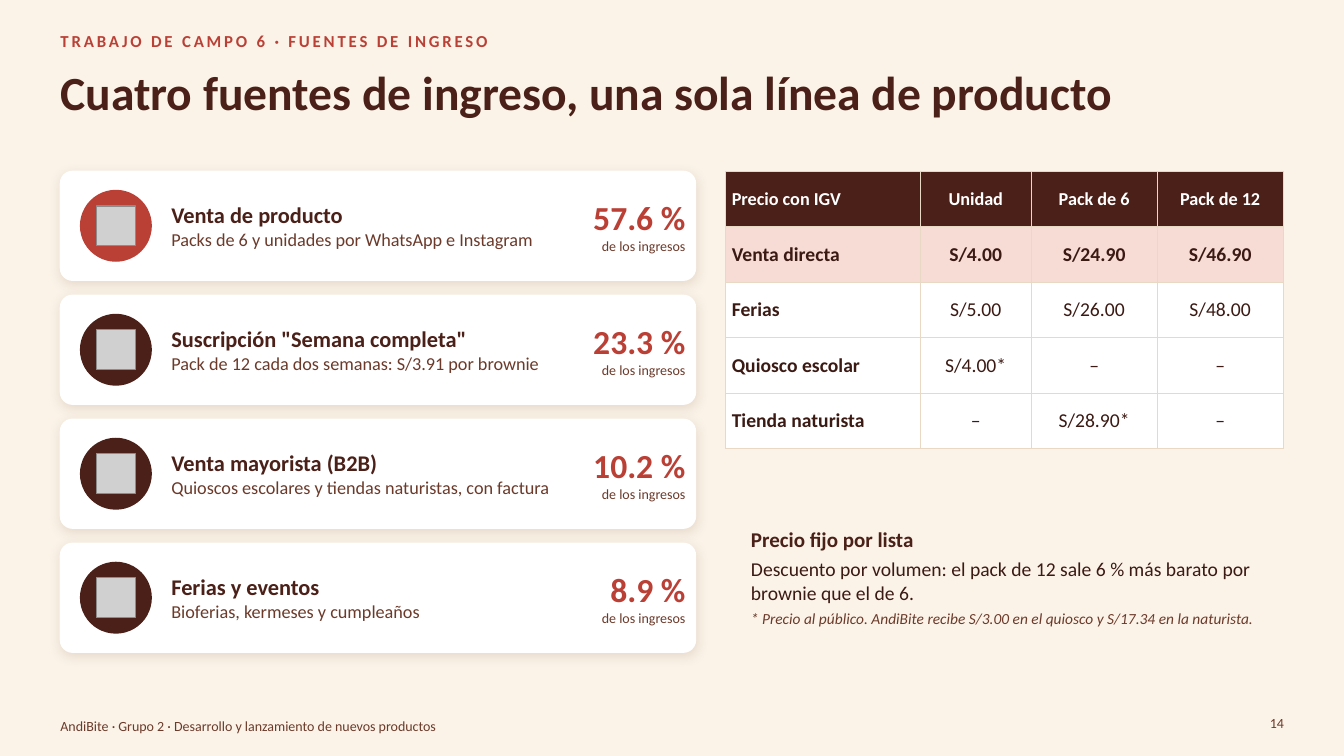
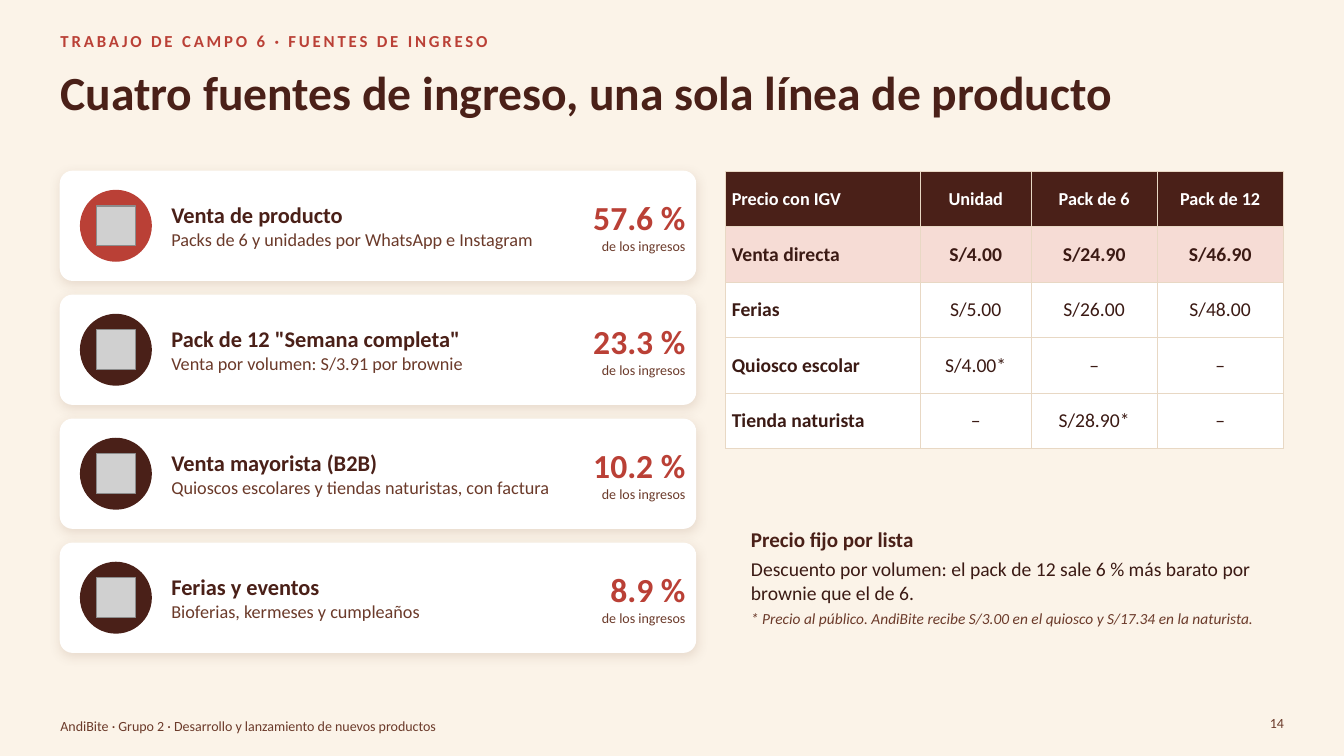
Before and after one commit to Darknow-web/Desarrollo-y-lanzamiento-de-producto-y-marca, a slide deck: slide 14 of 04-reformulacion/TC5-8/TC5-8-AndiBite.pptx. Drawn at 1344x756 pixels with LibreOffice and Linux fonts; fonts in the diff are those of the drawing; grey boxes stand for pictures; background and template pictures are left out. Boxes give left, top, right and bottom in pixels: in the first picture for what was removed or moved away, otherwise in the second. Text is boxed around its words. In the diff, an @@ line names an element or a change of style, - is before the commit and + after.

```diff
--- a/04-reformulacion/TC5-8/TC5-8-AndiBite.pptx
+++ b/04-reformulacion/TC5-8/TC5-8-AndiBite.pptx
@@ text at bbox=[171, 331, 463, 373]: text changed @@
-Suscripción "Semana completa"
-Pack de 12 cada dos semanas: S/3.91 por brownie
+Pack de 12 "Semana completa"
+Venta por volumen: S/3.91 por brownie
```
Also in this commit, not shown: 6 other slides changed, 4 other files.
